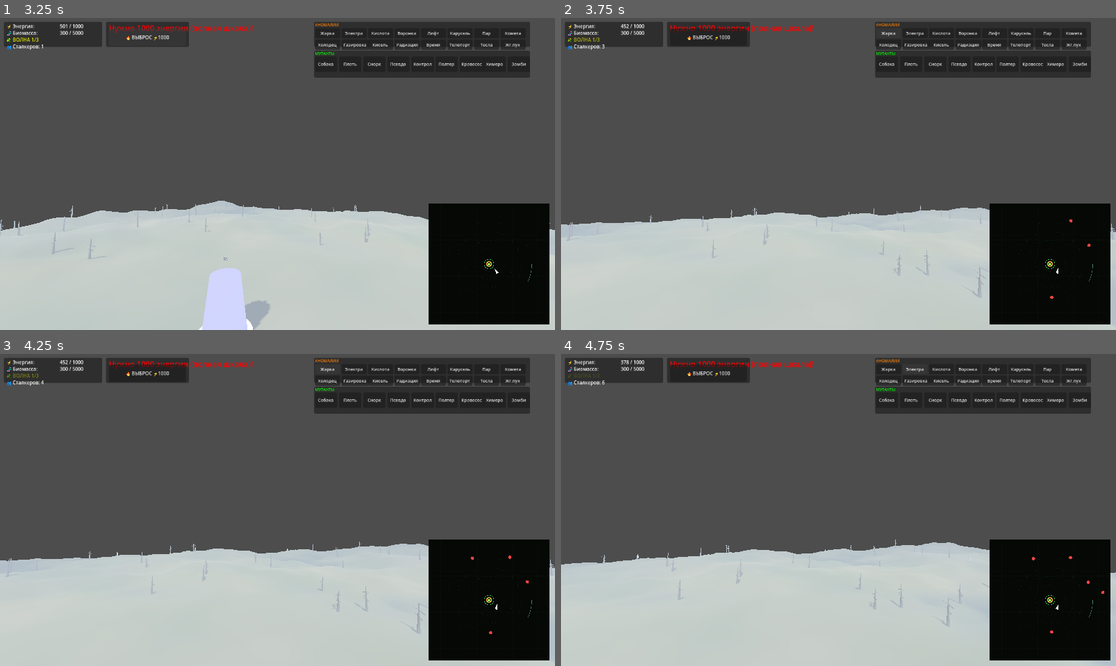
Above: before the commit, frames 1-4 (two rows, left to right).
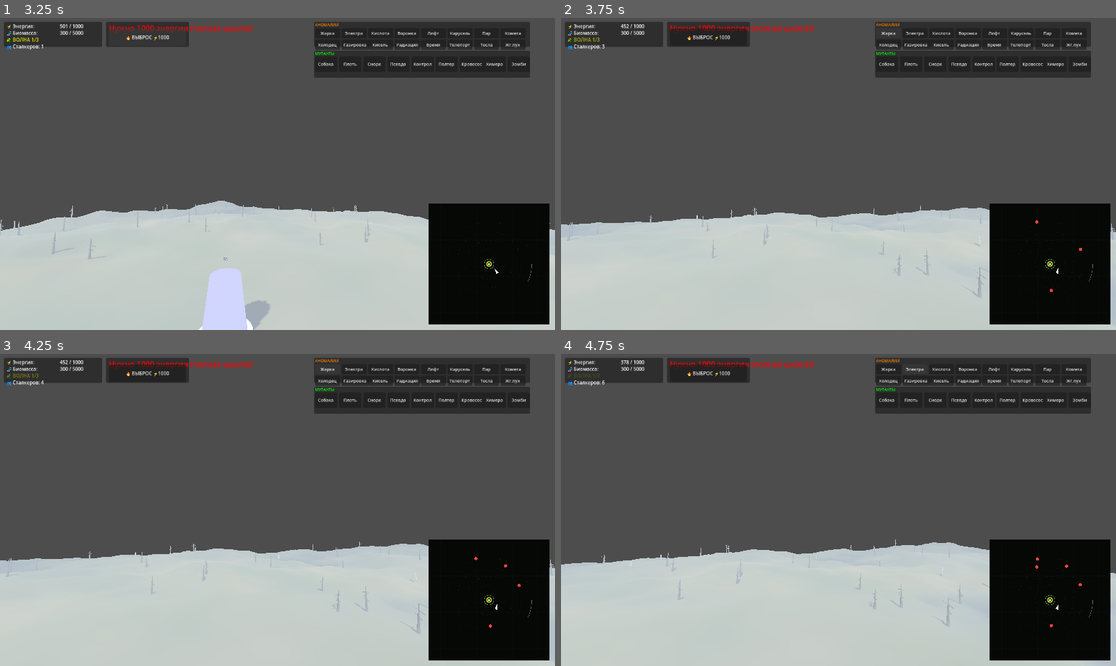
Above: after the commit, the same moments.

Repository: MisStiCc/StalkerRevert
Game: Godot game, scene res://scenes/ui/main_menu.tscn
The game is run twice, just before and just after one commit, with the same random seed, the same clock (stepped at 60 frames per second) and the same inputs.
Inputs:
- Up to frame 1 (3.25 s): click "НОВАЯ ИГРА" at 0.5 s; click "НАЧАТЬ НОВЫЙ ЗАБЕГ" at 1.25 s; click "▶ СТАРТ ЗАБЕГА" at 2 s; click "🔥 ВЫБРОС ⚡1000" at 2.75 s
- Up to frame 2 (3.75 s): click "Жарка" at 3.5 s
- Up to frame 3 (4.25 s): no input
- Up to frame 4 (4.75 s): click "Электра" at 4.25 s

Frame 1 is identical in both runs. In frame 2, less than 0.1% of the frame differs, in the area x 24-96%, y 62-90%; in frame 3, less than 0.1%; in frame 4, less than 0.1%, in the area x 12-100%, y 62-90%.

Commit message:
balance: кольцо спавна сталкеров 90-150 -> 70-120м
При скорости 2.8 м/с дальний спавн (150м) требовал 54с чистой ходьбы
- дольше интервала волн (45с): дальний сталкер не успевал дойти до
следующей волны. Кольцо 70-120м даёт путь 25-43с - все доходят между
волнами.

Проверено headless: волна 16 сталкеров, замер после старта движения:
макс 119.2 (в кольце), мин 53.9 (успел пройти 16м к монолиту), все
на рельефе.

Diff:
--- a/managers/spawn_manager.gd
+++ b/managers/spawn_manager.gd
@@ -17,8 +17,8 @@
 @export var wave_break: float = 45.0
 @export var min_stalkers_per_wave: int = 12
 @export var max_stalkers_per_wave: int = 24
-@export var spawn_radius: float = 150.0
-@export var min_spawn_distance: float = 90.0
+@export var spawn_radius: float = 120.0
+@export var min_spawn_distance: float = 70.0
 
 # Сцены сталкеров
 var stalker_scenes: Dictionary = {
